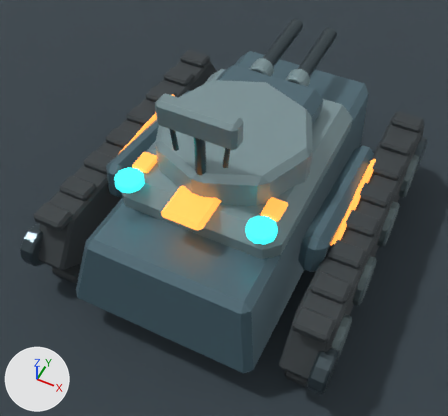
What one commit did to the Blender file content/source-art/sandlancescout-rigged.blend.
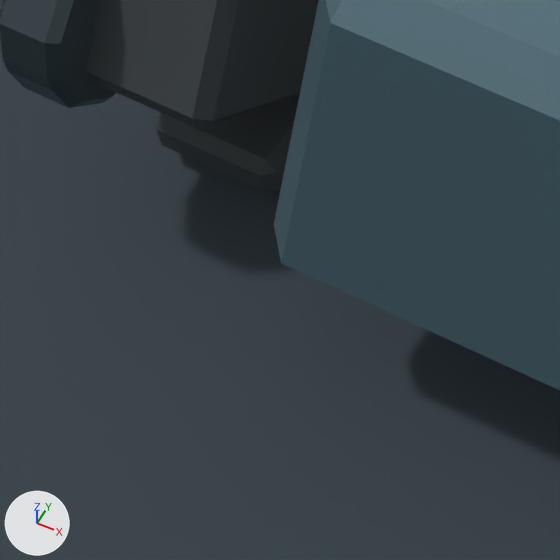
The first picture shows the older version from a camera (50 mm lens) standing at (1.29, -2.91, 3.7) and looking at (0.01, -0.36, 0.51). The close-ups show the older and then the newer version on the part from 5% to 30% of the width and 59% to 86% of the height of that picture. Only the edits that show in the close-ups are written down. The axes (+X, +Y, +Z) are drawn at lower left. The lights are the same throughout.

In view in the first close-up: 'Preview floor', 'ScoutArmor_Hull', 'ScoutTreads_Belt_L', 'ScoutTreads_ShoeBottom_L_1', 'ScoutWheel_Idler_L_1'.
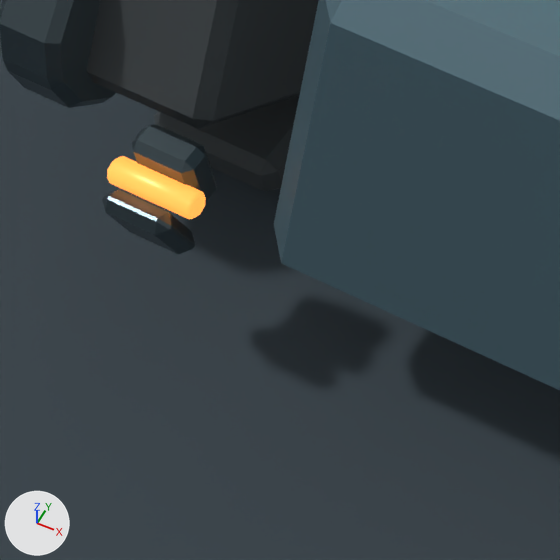
Pixel boxes [x1, y1, x2, y2] of what changed, in the close-ups (560 x 560 px):
'ScoutArmor_RearShackle_ShackleBracket_1', added: after [132, 125, 217, 203]
'ScoutArmor_RearShackle_ShacklePin_1', added: after [107, 156, 206, 219]
'ScoutArmor_RearShackle_ShackleLoop_1', added: after [102, 190, 195, 254]

What changed in the scene script:
```text
Add me_cube_056:
    me_cube_056.from_pydata(...)  # 24 vertices, 26 faces; spans x -0.0552..0.0552, y -0.0296..0.0296, z -0.055..0.055
    me_cube_056.materials.append(mat_sandlance_gunmetal)  # greyish blue #4d5b61
Add me_cylinder_026:
    me_cylinder_026.from_pydata(...)  # 48 vertices, 50 faces; spans x -0.069..0.069, y -0.0197..0.0197, z -0.0197..0.0197
    me_cylinder_026.materials.append(mat_sandlance_signal_amber)  # orange #f99542, glowing orange #f99542
Add me_cube_055:
    me_cube_055.from_pydata(...)  # 24 vertices, 26 faces; spans x -0.051..0.051, y -0.025..0.025, z -0.051..0.051
    me_cube_055.materials.append(mat_sandlance_gunmetal)  # greyish blue #4d5b61
Add ob_scoutarmor_rearshackle_shackleloop_1:
    ob_scoutarmor_rearshackle_shackleloop_1 = bpy.data.objects.new('ScoutArmor_RearShackle_ShackleLoop_1', me_cube_056)
    ob_scoutarmor_rearshackle_shackleloop_1.location = (-0.798, -1.318, 0.253)
Add ob_scoutarmor_rearshackle_shacklepin_1:
    ob_scoutarmor_rearshackle_shacklepin_1 = bpy.data.objects.new('ScoutArmor_RearShackle_ShacklePin_1', me_cylinder_026)
    ob_scoutarmor_rearshackle_shacklepin_1.location = (-0.798, -1.288, 0.295)
Add ob_scoutarmor_rearshackle_shacklebracket_1:
    ob_scoutarmor_rearshackle_shacklebracket_1 = bpy.data.objects.new('ScoutArmor_RearShackle_ShackleBracket_1', me_cube_055)
    ob_scoutarmor_rearshackle_shacklebracket_1.location = (-0.798, -1.248, 0.295)
```
